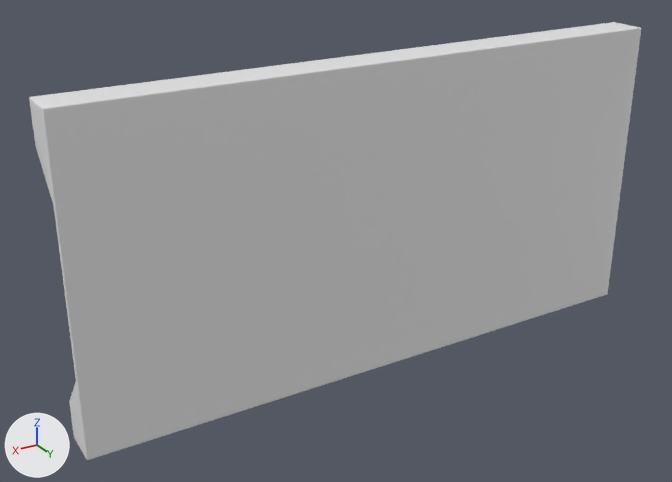
One commit to the FBX model Level1/Assets/Models/Architecture/Corridor_Wall_1.fbx: the scene before it, then after it.
One viewpoint serves both versions: a camera (50 mm lens) standing at (1.51, 2.24, 1.08) and looking at (0.13, -0.05, -0.07). The axes (+X, +Y, +Z) are drawn at lower left. The lights are the same throughout. Vertices at the same position are counted once.

Names of what the first picture shows: 'Cubo'.
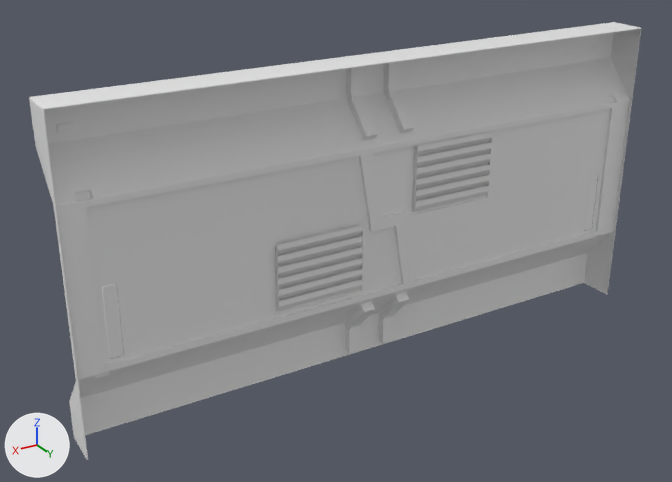
Location of each change, (x1, y1, x2, y2) in pixels of the pictures (672 x 482 px):
part 1 of me_cubo_012, cut back
    before: (43, 26, 641, 460)
    after: (43, 26, 641, 110)
'Cubo.005', unchanged, uncovered by the edit
    after: (86, 108, 612, 366)
'Cubo.001', unchanged, uncovered by the edit
    after: (44, 33, 611, 433)
'Cubo.009', unchanged, uncovered by the edit
    after: (277, 225, 363, 307)
'Cubo.002', unchanged, uncovered by the edit
    after: (349, 61, 416, 354)

What changed in the scene script:
```text
Change me_cubo_012:
    used by ob_cubo; location = (0.0, 0.0, 0.0)
    remove me_cubo_012.from_pydata(...)  # 4385 vertices, 4216 faces; spans x -1.0..1.0, y -0.06..0.06, z -0.5..0.5
    add me_cubo_012.from_pydata(...)  # 4133 vertices, 3933 faces; spans x -1.0..1.0, y -0.06..0.06, z -0.5..0.5
    me_cubo_012 part 1
    252 vertices are removed from x -0.94..0.94, y 0.06, z -0.5..0.5
    290 faces are deleted
    7 new faces join them
```
